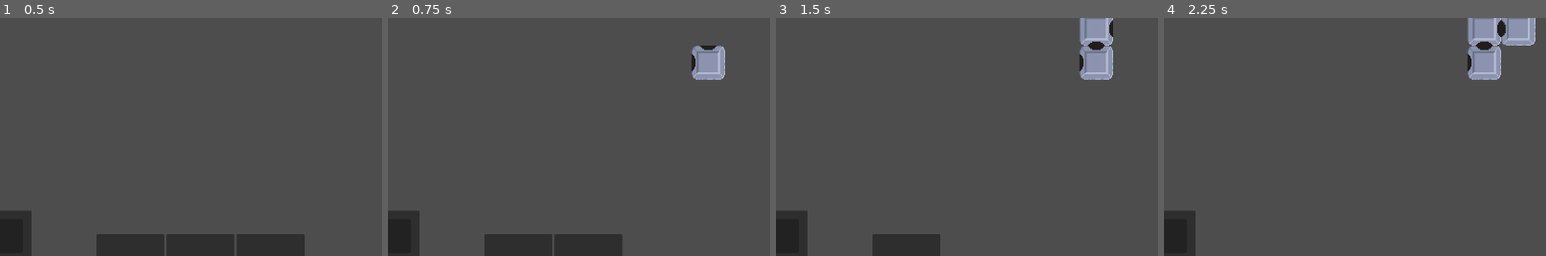
Above: before the commit, frames 1-4 (left to right).
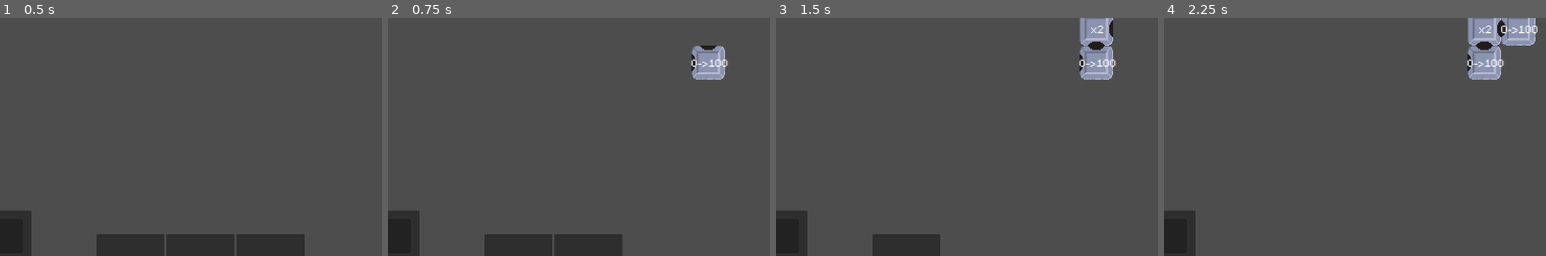
Above: after the commit, the same moments.

Repository: lemon4sour/alonzotech
Game: Godot game, scene res://src/game/build_area.tscn
The game is run twice, just before and just after one commit, with the same random seed, the same clock (stepped at 60 frames per second) and the same inputs.
Inputs:
- Up to frame 1 (0.5 s): no input
- Up to frame 2 (0.75 s): click "+2" at 0.5 s
- Up to frame 3 (1.5 s): click "+2" at 1.25 s
- Up to frame 4 (2.25 s): click "+2" at 2 s
The pictures show only the part of the screen within x 14-64%, y 40-90%; the shares and areas given below are measured in that part.

Frame 1 is identical in both runs. In frame 2, 0.2% of the frame differs, in the area x 79-89%, y 17-21%; in frame 3, 0.2%; in frame 4, 0.4%, in the area x 79-98%, y 3-21%.

Commit message:
Lorem ipsum dolor sit amet, qui minim labore adipisicing minim sint cillum sint consectetur cupidatat.

Diff:
--- /dev/null
+++ b/src/machines/input_machine.tscn
@@ -0,0 +1,5 @@
+[gd_scene format=3 uid="uid://s1y75jlu0mrm"]
+
+[node name="InputMachine" type="Node2D"]
+
+[node name="Sprite2D" type="Sprite2D" parent="."]
--- a/src/machines/machine.gd
+++ b/src/machines/machine.gd
@@ -1,7 +1,7 @@
 extends Node2D
 class_name Machine
 
-var sprite: Sprite2D
+var labelstr: String
 var ops: Array[Operator] = []
 var axis: Axis
 var dir: Placer.Direction
@@ -11,7 +11,7 @@
 const self_scene = preload("res://src/machines/machine.tscn")
 
 @onready var background: Sprite2D = $Background
-@onready var label: Sprite2D = $Background/Label
+@onready var label: Label = $Background/Label
 @onready var hole: Sprite2D = $HoleParent/Hole
 @onready var hole_parent: Node2D = $HoleParent
 
@@ -22,6 +22,7 @@
 
 	match(id):
 		0:
+			obj.labelstr = "+2"
 			obj.ops.push_back(Operator.new("a + 2",
 				func(a):
 				return a + 2
@@ -29,6 +30,7 @@
 			obj.axis = Axis.Line
 			obj.func_up = false
 		1:
+			obj.labelstr = "x2"
 			obj.ops.push_back(Operator.new("a x 2",
 				func(a):
 				return a * 2
@@ -36,6 +38,7 @@
 			obj.axis = Axis.Right
 			obj.func_up = false
 		2:
+			obj.labelstr = "0->100"
 			obj.ops.push_back(Operator.new(
 			"if (a == 0) {100} else {a}",
 			func(a):
@@ -69,6 +72,8 @@
 		Placer.Direction.Right:
 			hole_parent.rotation = deg_to_rad(90)
 
+	label.text = labelstr
+
 func execute(a: int) -> int:
 	for op in ops:
 		a = op.op.call(a)
--- a/src/machines/machine.tscn
+++ b/src/machines/machine.tscn
@@ -1,7 +1,8 @@
-[gd_scene load_steps=6 format=3 uid="uid://c46idvq2w8lo8"]
+[gd_scene load_steps=7 format=3 uid="uid://c46idvq2w8lo8"]
 
 [ext_resource type="Script" path="res://src/machines/machine.gd" id="1_tkk3n"]
 [ext_resource type="Texture2D" uid="uid://d11qdi8g8vtnx" path="res://assets/machines/standard.png" id="1_ui5ga"]
+[ext_resource type="FontFile" uid="uid://bq7egmcfnr18e" path="res://assets/AtlantisInternational-jen0.ttf" id="3_55pgs"]
 [ext_resource type="Texture2D" uid="uid://dxtnissfok33m" path="res://assets/machines/hole.png" id="3_p6rn0"]
 
 [sub_resource type="Animation" id="Animation_he2ta"]
@@ -44,9 +45,25 @@
 texture = ExtResource("1_ui5ga")
 region_rect = Rect2(0, 0, 32, 32)
 
-[node name="Label" type="Sprite2D" parent="Background"]
-region_enabled = true
-region_rect = Rect2(64, 0, 32, 32)
+[node name="Label" type="Label" parent="Background"]
+z_index = 1
+anchors_preset = 8
+anchor_left = 0.5
+anchor_top = 0.5
+anchor_right = 0.5
+anchor_bottom = 0.5
+offset_left = -34.0
+offset_top = -25.0001
+offset_right = 6.00004
+offset_bottom = -2.00008
+grow_horizontal = 2
+grow_vertical = 2
+size_flags_horizontal = 4
+theme_override_colors/font_color = Color(1, 1, 1, 1)
+theme_override_fonts/font = ExtResource("3_55pgs")
+theme_override_font_sizes/font_size = 16
+text = "0->100"
+horizontal_alignment = 1
 
 [node name="HoleParent" type="Node2D" parent="."]
 rotation = -6.28319
Binary file added: assets/AtlantisInternational-jen0.ttf
Not shown, added: assets/AtlantisInternational-jen0.ttf.import
Binary file added: assets/Teletactile-3zavL.ttf
Not shown, added: assets/Teletactile-3zavL.ttf.import
